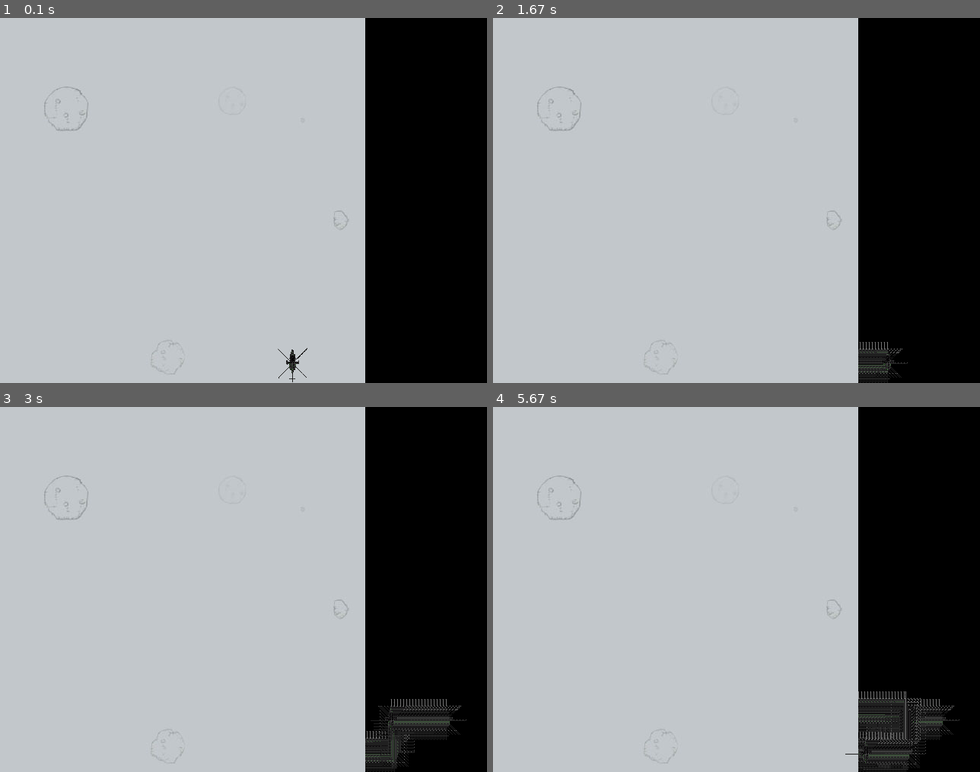
Above: before the commit, frames 1-4 (two rows, left to right).
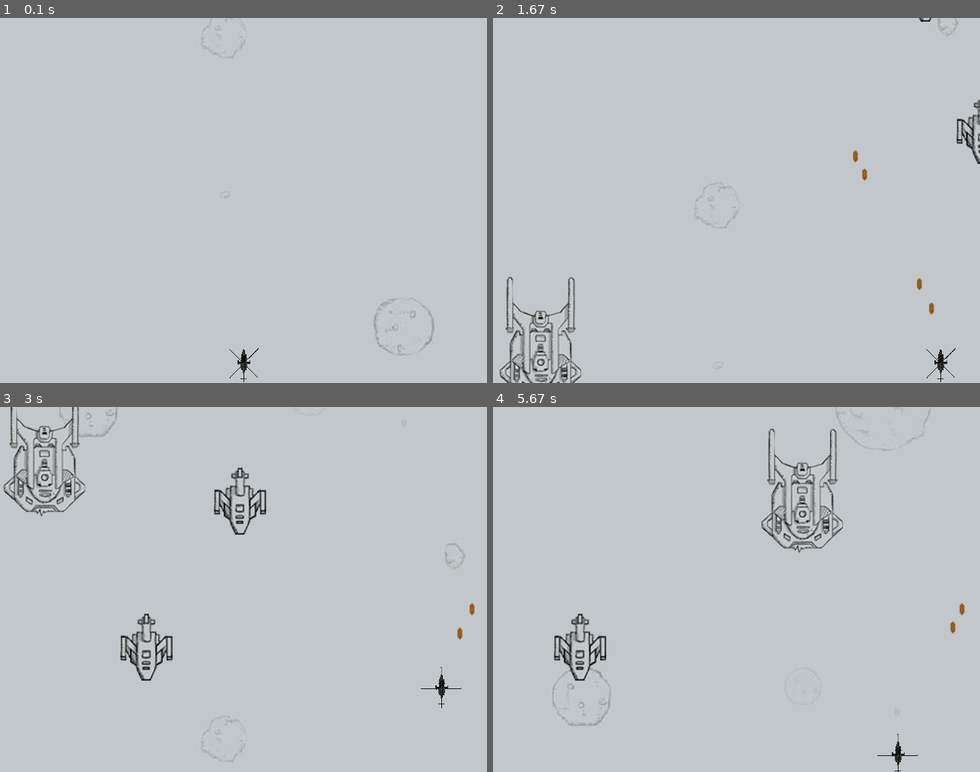
Above: after the commit, the same moments.

Repository: cupen/pygame-plane
Game: pygame game, started from lancher.py
Same seed, same stepped clock (60 frames per second), same inputs: the game is played once before the commit and once after it.
Inputs:
- Up to frame 1 (0.1 s): no input
- Up to frame 2 (1.67 s): hold J 0.33-0.8 s; hold D 0.33-0.8 s; tap Enter at 0.83 s; hold D 1.17-1.63 s; tap J at 1.23, 1.53 s
- Up to frame 3 (3 s): hold W 1.67-1.97 s; tap J at 1.73, 2.07, 2.37, 2.57, 2.87 s; hold D 2-2.47 s; hold A from 2.5 s (still down)
- Up to frame 4 (5.67 s): release A at 3.03 s; hold S 3.07-3.37 s; tap J at 3.13, 3.47, 3.77, 3.9, 4.3, 4.6, 4.97, 5.37 s; hold A 3.4-3.8 s; hold W 3.83-4.2 s; hold D 4.23-4.87 s; hold S 4.9-5.27 s; hold A from 5.3 s (still down)

The runs differ from the first frame. In frame 1, 25% of the frame differs, in the area x 9-100%, y 0-100%; in frame 2, 27%; in frame 3, 28%, in the area x 0-100%, y 0-100%; in frame 4, 28%.

Commit message:
Add enemy,bullet,BGM and so on. Well,it is playable now.

Diff:
--- a/control.py
+++ /dev/null
@@ -1,45 +0,0 @@
-__author__ = 'cupen'
-
-import pygame
-
-
-class Control:
-
-    STATUS_RUNNING = 0
-    STATUS_STOP    = 1
-    STATUS_PAUSE   = 2
-
-    def __init__(self):
-        self.__listener = {}
-        self.__status = Control.STATUS_RUNNING
-        pass
-
-    def is_stop(self):
-        return self.__status == Control.STATUS_STOP
-
-    def is_pause(self):
-        return self.__status == Control.STATUS_PAUSE
-
-    def listen_keyboard(self, keyCode, callback):
-        if keyCode in self.__listener:
-            print("Dumplicate key:", keyCode)
-            return
-        self.__listener[keyCode] = callback
-        pass
-
-    def update(self):
-        for e in pygame.event.get():
-            if e.type == pygame.QUIT:
-                self.__status = Control.STATUS_STOP
-            elif e.type == pygame.KEYDOWN or e.type == pygame.KEYUP:
-                self.call_listener(e)
-        pass
-
-    def call_listener(self, event):
-        # print(event)
-        if event.key not in self.__listener:
-            return
-
-        callback = self.__listener[event.key]
-        callback(event)
-        return
--- /dev/null
+++ b/engine.py
@@ -0,0 +1,164 @@
+# coding:utf-8
+__author__ = 'cupen'
+import random
+from pygame.constants import USEREVENT
+import pygame
+import resource
+from sprites import Background, Bullet, Enemy
+
+ENEMY_REFRESH = USEREVENT + 1
+
+class GameEngine:
+    STATUS_RUNNING = 0
+    STATUS_STOP    = 1
+    STATUS_PAUSE   = 2
+
+    def __init__(self):
+        pygame.init()
+        self.__listener = {}
+        self.__status = GameEngine.STATUS_RUNNING
+        self.planeGroup = pygame.sprite.Group()
+        self.bulletGroup = pygame.sprite.Group()
+        self.background = None
+        self.screen = None
+        self.srcLoader = resource
+        self.__spriteGroups = (self.planeGroup, self.bulletGroup)
+        self.player = None
+        pass
+
+    def set_enemy_count_per_seconds(self, count):
+        pygame.time.set_timer(ENEMY_REFRESH, int(1000 / count))
+        pass
+
+    def add_player(self, plane):
+        self.player = plane
+        plane.rect.center = self.screen.get_rect().center
+        plane.rect.y = self.screen.get_height() - plane.rect.height
+        self.add_plane(plane)
+        pass
+
+    def add_enemy(self, plane):
+        self.add_plane(plane)
+        pass
+
+    def handle_event(self, e):
+        if e.key == pygame.K_j:
+            bullet = self.player.create_bullet(self.srcLoader.getSurface("bullet_0"), self.screen.get_rect())
+            self.bulletGroup.add(bullet)
+        pass
+
+    def set_background(self, imageNameList, width, height):
+        self.screen = pygame.display.set_mode((width, height))
+        resource.load()
+        pygame.display.set_icon(resource.getSurface("icon48x48.png"))
+        _list = []
+        for tmp in imageNameList:
+            image = resource.getSurface(tmp)
+            _list.append(image)
+        self.background = Background(_list, width=width, height=height)
+        self.screen.blit(self.background.image, (self.background.rect.x, self.background.rect.y) )
+        pass
+
+    def create_sprite(self, imageName, spriteClass = pygame.sprite.Sprite):
+        surface = self.srcLoader.getSurface(imageName)
+        return spriteClass(surface)
+
+    def add_plane(self, sprite):
+        self.planeGroup.add(sprite)
+        pass
+
+    def add_bullet(self, bullet):
+        pass
+
+    def play_music(self, musicFile):
+        pygame.mixer.music.stop()
+        pygame.mixer.music.load(musicFile)
+        pygame.mixer.music.play()
+
+        # TODO: holy shit! 播完不知道怎么重放，endevent看起来木起作用
+        for i in range(30):
+            pygame.mixer.music.queue(musicFile)
+
+        pygame.mixer.music.set_endevent(pygame.USEREVENT + 2)
+        pass
+
+    def is_stop(self):
+        return self.__status == GameEngine.STATUS_STOP
+
+    def is_pause(self):
+        return self.__status == GameEngine.STATUS_PAUSE
+
+    def refresh_enemy(self):
+        enemyList = (
+            self.srcLoader.getSurface("enemy_b"),
+            self.srcLoader.getSurface("enemy_m"),
+            self.srcLoader.getSurface("enemy_s"),
+        )
+        enemyImage = enemyList[ random.randint(0, len(enemyList) -1) ]
+        x = random.randint(0, self.screen.get_width() + enemyImage.get_width() - 1)
+        y = -(enemyImage.get_height())
+        enemy = Enemy(enemyImage, position = (x, y), speed = random.randint(2, 8))
+        self.add_enemy(enemy)
+        pass
+
+    def listen_keyboard(self, keyCode, callback):
+        if keyCode in self.__listener:
+            print("Dumplicate key:", keyCode)
+            return
+        self.__listener[keyCode] = callback
+        pass
+
+    def update(self):
+        for e in pygame.event.get():
+            # print(e)
+            if e.type == pygame.QUIT:
+                self.__status = GameEngine.STATUS_STOP
+            if e.type == ENEMY_REFRESH:
+                self.refresh_enemy()
+            if e.type == pygame.USEREVENT + 2:
+                pygame.mixer.music.rewind()
+            elif e.type == pygame.KEYDOWN or e.type == pygame.KEYUP:
+                self.call_listener(e)
+        # for tmp in self.__spriteGroups:
+            # tmp.clear(self.screen, self.background.image)
+        self.background.update()
+        self.screen.blit(self.background.image, (self.background.rect.x, self.background.rect.y) )
+
+        for tmp in self.__spriteGroups:
+            tmp.update()
+            tmp.draw(self.screen)
+
+        for bullet in self.bulletGroup:
+            for enemy in self.planeGroup:
+                if enemy == self.player:
+                    continue
+
+                if not bullet.rect.colliderect(enemy.rect):
+                    continue
+
+                bullet.kill()
+                enemy.kill()
+        pass
+
+    def call_listener(self, event):
+        # print(event)
+        if event.key not in self.__listener:
+            return
+
+        callback = self.__listener[event.key]
+        callback(event)
+        return
+
+    def run(self, fps = 70):
+        fps = 70
+        delayMiliSeconds = int(1000 / fps)
+
+        while not self.is_stop():
+            pygame.display.update()
+            pygame.time.delay(delayMiliSeconds)
+            self.update()
+            pass
+
+    def close(self):
+        pygame.quit()
+        pass
--- a/example.py
+++ /dev/null
@@ -1,14 +0,0 @@
-# __author__ = 'cupen'
-#
-# Moving Multiple Images
-#
-# Here's the part where we're really going to change things around. Let's say we want 10 different images moving around on the screen. A good way to handle this is to use python's classes. We'll create a class that represents our game object. This object will have a function to move itself, and then we can create as many as we like. The functions to draw and move the object need to work in a way where they only move one frame (or one step) at a time. Here's the python code to create our class.
-# >>> class GameObject:
-# ...    def __init__(self, image, height, speed):
-# ...        self.speed = speed
-# ...        self.image = image
-# ...        self.pos = image.get_rect().move(0, height)
-# ...    def move(self):
-# ...        self.pos = self.pos.move(0, self.speed)
-# ...        if self.pos.right > 600:
-# ...            self.pos.left = 0
--- a/lancher.py
+++ b/lancher.py
@@ -1,61 +1,27 @@
+from pygame.constants import USEREVENT
+
 __author__ = 'cupen'
-import sys
 import pygame
-from pygame.rect import Rect
-pygame.init()
-screen = pygame.display.set_mode((640, 480))
+from sprites import Plane
+from engine import GameEngine
 
-from sprites import Plane
-from resource import TextureConfig
-from control import Control
+game = GameEngine()
+game.set_background(['bg_01.jpg', 'bg_02.jpg'], width=640, height=480)
+game.play_music('assets/Devil May Cry - Vergil Battle 2.mp3')
 
-tConfig = TextureConfig("assets/plane.xml")
+playerImage = game.srcLoader.getSurface("player.png")
+player = Plane(playerImage, animConfig=((4,4), (12,13,14,15)))
+game.add_player(player)
+game.set_enemy_count_per_seconds(3)
+game.listen_keyboard( pygame.K_w, lambda e:player.handleEvent(e) )
+game.listen_keyboard( pygame.K_s, lambda e:player.handleEvent(e) )
+game.listen_keyboard( pygame.K_a, lambda e:player.handleEvent(e) )
+game.listen_keyboard( pygame.K_d, lambda e:player.handleEvent(e) )
+game.listen_keyboard( pygame.K_j, lambda e:game.handle_event(e) )
+game.listen_keyboard( pygame.K_j, lambda e:game.handle_event(e) )
+game.listen_keyboard( pygame.K_j, lambda e:game.handle_event(e) )
 
 
-planeImage = pygame.image.load("assets/plane.png").convert_alpha()
-imageDict = {}
-for i in ('hero_1','hero_2'):
-    subimageData = tConfig.getSubTexture('plane.png', i)
-    if not subimageData:
-        print("Unexist sub-image:plane.png,",i)
-        sys.exit()
 
-    tmpRect = Rect(subimageData['x'], subimageData['y'], subimageData['width'], subimageData['height'])
-    imageDict[i] = planeImage.subsurface(tmpRect).convert_alpha()
-    pass
-
-for i in ('bg_01.jpg','bg_02.jpg'):
-    imageDict[i] = pygame.image.load("assets/"+i).convert()
-    pass
-
-
-background = imageDict['bg_01.jpg']
-screen.blit(background, (0, 0))
-
-game = Control()
-player = Plane('images/player.png', animConfig=((4,4), (12,13,14,15)))
-sprites = pygame.sprite.Group()
-sprites.add(player)
-
-game.listen_keyboard( pygame.K_w, lambda e:player.handleEvent(e))
-game.listen_keyboard( pygame.K_s, lambda e:player.handleEvent(e))
-game.listen_keyboard( pygame.K_a, lambda e:player.handleEvent(e))
-game.listen_keyboard( pygame.K_d, lambda e:player.handleEvent(e))
-
-fps = 70
-delayMiliSeconds = int(1000 / fps)
-
-player.rect.x = int((screen.get_width() + player.rect.width) / 2)
-player.rect.y = screen.get_height() - player.rect.height
-
-while not game.is_stop():
-    pygame.display.update()
-    pygame.time.delay(delayMiliSeconds)
-
-    game.update()
-    sprites.update()
-    sprites.clear(screen, background)
-    sprites.draw(screen)
-    pass
-
-pygame.quit()
+game.run(fps = 70)
+game.close()
--- a/resource.py
+++ b/resource.py
@@ -1,3 +1,9 @@
+# coding:utf-8
+import os
+import pygame
+import sys
+from pygame.rect import Rect
+
 __author__ = 'cupen'
 from xml.dom import minidom
 
@@ -26,3 +32,38 @@
             return None
 
         return self.imageDict[imageName].get(subImageName, None)
+
+imageDict = {}
+tConfig = None
+
+def find_data_file(filename):
+    if getattr(sys, 'frozen', False):
+        datadir = os.path.dirname(sys.executable)
+    else:
+        datadir = os.path.dirname(__file__)
+
+    return os.path.join(datadir, filename)
+
+def load():
+    global imageDict, tConfig
+    tConfig = TextureConfig(find_data_file("assets/plane.xml"))
+    planeImage = pygame.image.load(find_data_file("assets/plane.png")).convert_alpha()
+    # TODO：待重构，改为懒加载（change to lazy load）
+    for i in ('hero_1','hero_2', 'bullet_0', 'bullet_0', 'enemy_b', 'enemy_m', 'enemy_s', 'explosion_01', 'explosion_02', 'explosion_03'):
+        subimageData = tConfig.getSubTexture('plane.png', i)
+        if not subimageData:
+            print("Unexist sub-image:plane.png,",i)
+            sys.exit()
+
+        tmpRect = Rect(subimageData['x'], subimageData['y'], subimageData['width'], subimageData['height'])
+        imageDict[i] = planeImage.subsurface(tmpRect).convert_alpha()
+    pass
+
+def getSurface(imageName):
+    global imageDict
+    if imageName not in imageDict:
+        imageDict[imageName] = pygame.image.load(find_data_file("assets/"+ imageName)).convert_alpha()
+    return imageDict[imageName]
+
+def getSound():
+    pass
--- /dev/null
+++ b/setup.py
@@ -0,0 +1,26 @@
+# coding:utf-8
+import sys
+from cx_Freeze import setup, Executable
+
+base = None
+if sys.platform == "win32":
+    base = "Win32GUI"
+
+project = "pygame-plane"
+version = "0.0.1"
+build_exe_options = {}
+build_exe_options["packages"]      = ["pygame"]
+build_exe_options["include_files"] = ["assets/"]
+build_exe_options["excludes"]      = ["tkinter", "socket"]
+
+setup(
+    name=project,
+    version=version,
+    # packages=[''],
+    url='https://github.com/cupen/pygame-plane',
+    author='cupen',
+    author_email='cupen@foxmail.com',
+    description='It‘s a plane game demo written in pygame ',
+    options = {"build_exe": build_exe_options},
+    executables = [Executable("lancher.py", base = base)]
+)
--- a/sprites.py
+++ b/sprites.py
@@ -1,19 +1,19 @@
-from pygame.rect import Rect
-
+# coding:utf-8
 __author__ = 'cupen'
 import pygame
+from pygame.rect import Rect
 
 class AnimalSprite(pygame.sprite.Sprite):
     """
     :type image: pygame.surface.Surface
     """
-    def __init__(self, imageFile, animConfig = ()):
+    def __init__(self, image, animConfig = ()):
         """
         :param animConfig: 动画配置。
             比如 ((4,4), (12,13,14,15)) 表示横向切割4块，纵向切割4块， 播放按块的编号进行
         """
         super(AnimalSprite, self).__init__()
-        self.image = pygame.image.load(imageFile).convert_alpha()
+        self.image = image
         self.rect = self.image.get_rect()
         self.__animImages = None
         self.__animImagesIdx = 0
@@ -37,18 +37,24 @@
         self.__animImagesIdx += 1
         self.__animImagesIdx %= len(self.__animImages)
         self.image = self.__animImages[self.__animImagesIdx]
-    pass
 
 class Plane(AnimalSprite):
-
-    def __init__(self, imageFile,position = (0,0), animConfig = ()):
-        super(Plane, self).__init__(imageFile, animConfig)
+    def __init__(self, image,position = (0,0), animConfig = ()):
+        super(Plane, self).__init__(image, animConfig)
         self.rect = self.image.get_rect()
         self.rect.x = position[0]
         self.rect.y = position[1]
-        self.speed = 2
+        self.speed = 4
         self.status = {"up":False, "down": False, "left":False, "right": False}
         pass
+
+    def create_bullet(self, image, area):
+        bullet = Bullet(image, area)
+        bullet.rect.x = self.rect.x + ((self.rect.width - bullet.rect.width) / 2)
+        bullet.rect.y = self.rect.y
+        bullet.speedX = 0
+        bullet.speedY = -(self.speed * 2)
+        return bullet
 
     def handleEvent(self, e):
         if e.key == pygame.K_w:
@@ -59,6 +65,13 @@
             self.status['left'] = (e.type == pygame.KEYDOWN)
         elif e.key == pygame.K_d:
             self.status['right'] = (e.type == pygame.KEYDOWN)
+        elif e.key == pygame.K_j:
+            pass
+        pass
+
+    def add_bullet(self, bulletSprite):
+        for group in self.groups():
+            group.add(bulletSprite)
         pass
 
     def update(self):
@@ -101,4 +114,83 @@
     """
     AI
     """
-    pass
+    def __init__(self, image, position = (0,0), speed = 5):
+        super(Enemy, self).__init__(image, position)
+        self.speed = speed
+        pass
+
+    def update(self):
+        self.rect.y += self.speed
+        pass
+
+class Bullet(pygame.sprite.Sprite):
+    def __init__(self, image, area):
+        super(Bullet, self).__init__()
+        self.image = image
+        self.rect = image.get_rect()
+        self.speedX = 0
+        self.speedY = 0
+        self.areaRect = area
+        pass
+
+    def update(self):
+        self.rect.x += self.speedX
+        self.rect.y += self.speedY
+        # 子弹出界(bullet is out of area)
+        if not self.areaRect.contains(self.rect):
+            self.kill()
+        pass
+
+class Background(pygame.sprite.Sprite):
+    def __init__(self, images, width, height, speed = 2):
+        super(Background, self).__init__()
+        self.image = merge_image(*images)
+        self.image = merge_image(self.image, images[0])
+        multiple = width / self.image.get_width()
+        newWidth = width
+        newHeight = int(self.image.get_height() * multiple)
+        self.image = self.image = pygame.transform.scale(self.image, (newWidth, newHeight))
+        self.rect = self.image.get_rect()
+
+        self.screenWidth = width
+        self.screenHeight = height
+        self.speed = speed
+        self.resetImagePostion()
+        pass
+
+    def resetImagePostion(self):
+        self.rect.y = (self.screenHeight - self.rect.height)
+        pass
+
+    def update(self):
+        self.rect.y += self.speed
+        if self.rect.y > 0:
+            print(self.rect)
+            self.resetImagePostion()
+            print(self.rect)
+
+        # if self.rect.y > 0:
+        #     self.image = self.__images[0]
+        #     self.__images[0] = self.__images[1]
+        #     self.__images[1] = self.image
+        #     self.resetCurImage()
+        pass
+
+def merge_image(*images):
+    w = 0
+    h = 0
+    for image in images:
+        w = image.get_width()
+        h += image.get_height()
+
+    bigImage = pygame.Surface((w, h))
+    _y = 0
+    for image in images:
+        _rect = image.get_rect()
+        _rect.x = 0
+        _rect.y = _y
+        _y += image.get_height()
+        print(_rect)
+        bigImage.blit(image, _rect)
+        # pygame.image.save(bigImage, "wokao.png")
+    return bigImage
Not shown, changed: README.md
Renamed: images/player.png -> assets/player.png
Binary file removed: images/background.jpg
Binary file removed: images/plane.png
Not shown, changed: .gitignore
